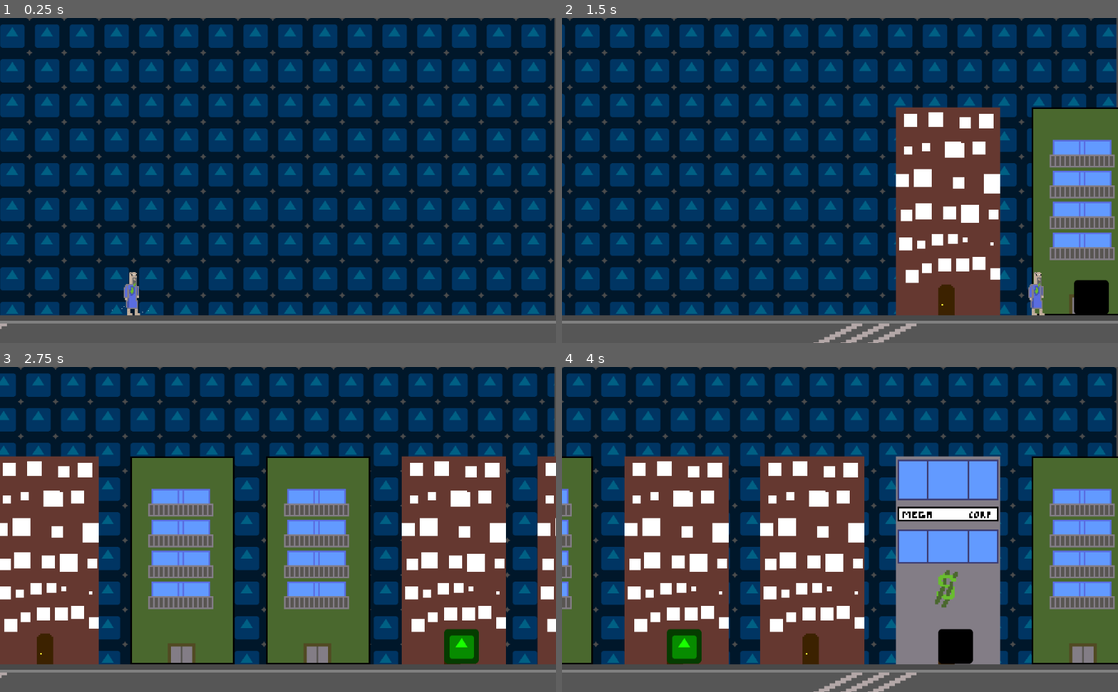
Above: before the commit, frames 1-4 (two rows, left to right).
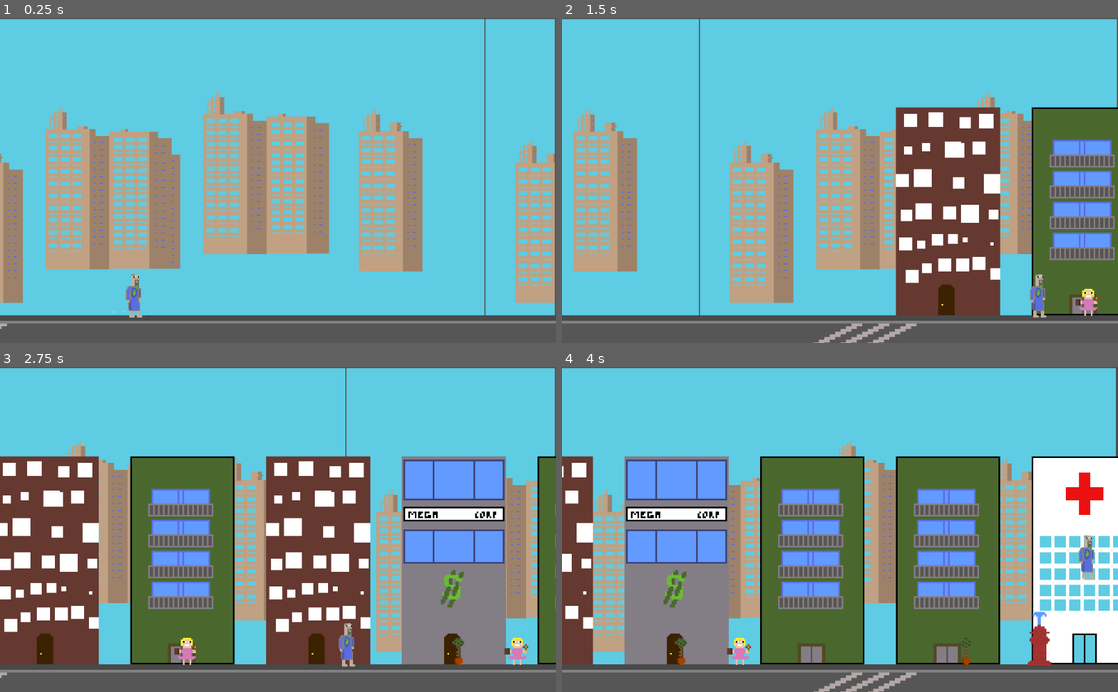
Above: after the commit, the same moments.

Repository: Telkan/LudumDare50
Game: Godot game, scene res://Scenes/Game.tscn
Two runs of this game, one before a commit and one after it. Both use one fixed random seed, a clock stepped at 60 frames per second and the inputs below. The engine's default icon, where the game draws it, is replaced by a stand-in: a white triangle on a blue panel in a dark square.
Inputs:
- Up to frame 1 (0.25 s): no input
- Up to frame 2 (1.5 s): hold Right (ui_right) from 0.53 s (still down); tap Up (ui_up) at 0.77 s
- Up to frame 3 (2.75 s): tap Up (ui_up) at 1.52 s; release Right (ui_right) at 2.03 s; hold Left (ui_left) from 2.03 s (still down)
- Up to frame 4 (4 s): release Left (ui_left) at 2.78 s; hold Right (ui_right) from 2.78 s (still down); tap Up (ui_up) at 3.02, 3.77 s

The runs differ from the first frame. In frame 1, 91% of the frame differs, in the area x 0-100%, y 0-93%; in frame 2, 71%; in frame 3, 68%; in frame 4, 90%.

Commit message:
Random Spawn des obstacles

Diff:
--- a/Decors/Obstacles/Grand/GrandObstacle.gd
+++ b/Decors/Obstacles/Grand/GrandObstacle.gd
@@ -1,11 +1,10 @@
-extends Node2D
+extends "res://Scripts/ScrollMovement.gd"
 
 
 # Declare member variables here. Examples:
 # var a = 2
 # var b = "text"
 
-export var runSpeed = 500
 
 # Called when the node enters the scene tree for the first time.
 func _ready():
@@ -14,14 +13,14 @@
 	var chosen = rng.randi_range(1,2)
 	var texture = load("res://Decors/Obstacles/Grand/"+str(chosen)+".png")
 	texture.set_flags(2)
-	get_node("RigidBody2D/Sprite").set_texture(texture)
+	get_node("StaticBody2D/Sprite").set_texture(texture)
 	pass # Replace with function body.
 
 
 # Called every frame. 'delta' is the elapsed time since the previous frame.
 func _physics_process(delta):
-	get_node("RigidBody2D").set_linear_velocity(Vector2(-runSpeed*delta,0))
+	move(delta)
 	pass
 
-func _on_VisibilityNotifier2D_screen_exited():
-	queue_free()
+#func _on_VisibilityNotifier2D_screen_exited():
+#	queue_free()
--- a/Decors/Obstacles/Grand/GrandObstacle.tscn
+++ b/Decors/Obstacles/Grand/GrandObstacle.tscn
@@ -1,23 +1,23 @@
 [gd_scene load_steps=4 format=2]
 
 [ext_resource path="res://Decors/Obstacles/Grand/GrandObstacle.gd" type="Script" id=1]
-[ext_resource path="res://Decors/Obstacles/Grand/2.png" type="Texture" id=2]
+[ext_resource path="res://Decors/Obstacles/Grand/1.png" type="Texture" id=2]
 
 [sub_resource type="RectangleShape2D" id=1]
 extents = Vector2( 25.4899, 49.6516 )
 
 [node name="Node2D" type="Node2D"]
+position = Vector2( -0.943863, -49.5533 )
+z_index = 5
 script = ExtResource( 1 )
 
-[node name="RigidBody2D" type="RigidBody2D" parent="."]
-gravity_scale = 0.0
-linear_damp = 0.0
+[node name="StaticBody2D" type="StaticBody2D" parent="."]
 
-[node name="CollisionShape2D" type="CollisionShape2D" parent="RigidBody2D"]
-position = Vector2( 0.374557, -0.0977703 )
+[node name="CollisionShape2D" type="CollisionShape2D" parent="StaticBody2D"]
+position = Vector2( 0.374557, -0.56971 )
 shape = SubResource( 1 )
 
-[node name="Sprite" type="Sprite" parent="RigidBody2D"]
+[node name="Sprite" type="Sprite" parent="StaticBody2D"]
 position = Vector2( 2.18267, -0.793709 )
 scale = Vector2( 3.10827, 3.10827 )
 texture = ExtResource( 2 )
--- a/Decors/Obstacles/Petit/PetitObstacle.gd
+++ b/Decors/Obstacles/Petit/PetitObstacle.gd
@@ -1,11 +1,10 @@
-extends Node2D
-
+extends "res://Scripts/ScrollMovement.gd"
 
 # Declare member variables here. Examples:
 # var a = 2
 # var b = "text"
 
-export var runSpeed = 500
+
 
 # Called when the node enters the scene tree for the first time.
 func _ready():
@@ -14,13 +13,13 @@
 	var chosen = rng.randi_range(1,2)
 	var texture = load("res://Decors/Obstacles/Petit/"+str(chosen)+".png")
 	texture.set_flags(2)
-	get_node("RigidBody2D/Sprite").set_texture(texture)
+	get_node("StaticBody2D/Sprite").set_texture(texture)
 	pass # Replace with function body.
 
 
 # Called every frame. 'delta' is the elapsed time since the previous frame.
 func _physics_process(delta):
-	get_node("RigidBody2D").set_linear_velocity(Vector2(-runSpeed*delta,0))
+	move(delta)
 	pass
 
 func _on_VisibilityNotifier2D_screen_exited():
--- a/Decors/Obstacles/Petit/PetitObstacle.tscn
+++ b/Decors/Obstacles/Petit/PetitObstacle.tscn
@@ -4,20 +4,20 @@
 [ext_resource path="res://Decors/Obstacles/Grand/2.png" type="Texture" id=2]
 
 [sub_resource type="RectangleShape2D" id=1]
-extents = Vector2( 25.4899, 49.6516 )
+extents = Vector2( 13.4723, 26.6695 )
 
 [node name="Node2D" type="Node2D"]
+position = Vector2( -1.06065, -50.9117 )
+z_index = 5
 script = ExtResource( 1 )
 
-[node name="RigidBody2D" type="RigidBody2D" parent="."]
-gravity_scale = 0.0
-linear_damp = 0.0
+[node name="StaticBody2D" type="StaticBody2D" parent="."]
 
-[node name="CollisionShape2D" type="CollisionShape2D" parent="RigidBody2D"]
-position = Vector2( 0.374557, -0.0977703 )
+[node name="CollisionShape2D" type="CollisionShape2D" parent="StaticBody2D"]
+position = Vector2( 0.374557, 23.9439 )
 shape = SubResource( 1 )
 
-[node name="Sprite" type="Sprite" parent="RigidBody2D"]
+[node name="Sprite" type="Sprite" parent="StaticBody2D"]
 position = Vector2( 2.18267, -0.793709 )
 scale = Vector2( 3.10827, 3.10827 )
 texture = ExtResource( 2 )
--- a/Scenes/Background.tscn
+++ b/Scenes/Background.tscn
@@ -1,6 +1,6 @@
 [gd_scene load_steps=5 format=2]
 
-[ext_resource path="res://icon.png" type="Texture" id=1]
+[ext_resource path="res://Decors/Fond buildings.png" type="Texture" id=1]
 [ext_resource path="res://Scenes/ScrollingBackground.tscn" type="PackedScene" id=2]
 
 [sub_resource type="Shader" id=1]
@@ -21,7 +21,6 @@
 shader_param/scroll_speed = 0.5
 
 [node name="Background" type="Node2D"]
-modulate = Color( 0, 0.380392, 0.521569, 1 )
 
 [node name="ScrollingBackground" parent="." instance=ExtResource( 2 )]
 material = SubResource( 2 )
--- a/Scenes/Game.tscn
+++ b/Scenes/Game.tscn
@@ -6,6 +6,14 @@
 [ext_resource path="res://Scenes/Spawner.tscn" type="PackedScene" id=4]
 [ext_resource path="res://Scenes/HouseSpawner.tscn" type="PackedScene" id=5]
 [ext_resource path="res://Scenes/Timer.gd" type="Script" id=6]
+[ext_resource path="res://Decors/Obstacles/Grand/GrandObstacle.tscn" type="PackedScene" id=7]
+[ext_resource path="res://Decors/Obstacles/Petit/PetitObstacle.tscn" type="PackedScene" id=8]
+
+[sub_resource type="RectangleShape2D" id=1]
+extents = Vector2( 10, 412.344 )
+
+[sub_resource type="RectangleShape2D" id=2]
+extents = Vector2( 599.952, 10 )
 
 [node name="Game" type="Node2D"]
 
@@ -17,11 +25,12 @@
 z_index = 3
 
 [node name="Player" parent="." instance=ExtResource( 1 )]
-position = Vector2( 244, 507 )
+position = Vector2( 247.78, 515.819 )
 z_index = 5
 
 [node name="Spawner" parent="." instance=ExtResource( 4 )]
-position = Vector2( 1224.95, 515.634 )
+position = Vector2( 1219.71, 551.593 )
+scenes = [ ExtResource( 7 ), ExtResource( 8 ) ]
 
 [node name="HouseSpawner" parent="." instance=ExtResource( 5 )]
 position = Vector2( 1219.94, 549.975 )
@@ -31,4 +40,22 @@
 autostart = true
 script = ExtResource( 6 )
 
+[node name="StaticBody2D" type="StaticBody2D" parent="."]
+
+[node name="CollisionShape2D" type="CollisionShape2D" parent="StaticBody2D"]
+position = Vector2( -6.04538, 163 )
+shape = SubResource( 1 )
+
+[node name="StaticBody2D2" type="StaticBody2D" parent="."]
+
+[node name="CollisionShape2D" type="CollisionShape2D" parent="StaticBody2D2"]
+position = Vector2( 1026.95, 230 )
+shape = SubResource( 1 )
+
+[node name="StaticBody2D3" type="StaticBody2D" parent="."]
+
+[node name="CollisionShape2D" type="CollisionShape2D" parent="StaticBody2D3"]
+position = Vector2( 469.777, -3.34793 )
+shape = SubResource( 2 )
+
 [connection signal="timeout" from="Timer" to="Timer" method="_on_Timer_timeout"]
--- a/Scenes/Obstacle.tscn
+++ b/Scenes/Obstacle.tscn
@@ -1,7 +1,6 @@
-[gd_scene load_steps=5 format=2]
+[gd_scene load_steps=4 format=2]
 
 [ext_resource path="res://icon.png" type="Texture" id=1]
-[ext_resource path="res://Scenes/ObstacleBlock.tscn" type="PackedScene" id=2]
 [ext_resource path="res://Scripts/ObstacleBehavior.gd" type="Script" id=3]
 
 [sub_resource type="RectangleShape2D" id=1]
@@ -15,9 +14,7 @@
 z_index = 2
 texture = ExtResource( 1 )
 
-[node name="ObstacleBlock" parent="." instance=ExtResource( 2 )]
+[node name="StaticBody2D" type="StaticBody2D" parent="."]
 
-[node name="CollisionShape2D" type="CollisionShape2D" parent="ObstacleBlock"]
+[node name="CollisionShape2D" type="CollisionShape2D" parent="StaticBody2D"]
 shape = SubResource( 1 )
-
-[connection signal="body_entered" from="ObstacleBlock" to="." method="_on_ObstacleBlock_body_entered"]
--- a/Scenes/Player.tscn
+++ b/Scenes/Player.tscn
@@ -5,7 +5,7 @@
 [ext_resource path="res://Scenes/jumpParticle.tscn" type="PackedScene" id=3]
 
 [sub_resource type="RectangleShape2D" id=1]
-extents = Vector2( 34.5667, 41.6554 )
+extents = Vector2( 11.9978, 37.1821 )
 
 [sub_resource type="CircleShape2D" id=2]
 radius = 95.3538
--- a/Scripts/Spawner.gd
+++ b/Scripts/Spawner.gd
@@ -3,10 +3,13 @@
 export (Array, PackedScene) var scenes
 
 var random_scene = RandomNumberGenerator.new()
+var random_timer = RandomNumberGenerator.new()
 var selected_scene_index = 0
 
 func _on_Timer_timeout():
 	random_scene.randomize()
-	selected_scene_index = random_scene.randi_range(0,scenes.size()-1)
+	random_timer.randomize()
+	get_node("Timer").set_wait_time(random_timer.randf_range(0,2))
+	selected_scene_index = random_scene.randi_range(0,1)
 	var tmp = scenes[selected_scene_index].instance()
 	add_child(tmp)
Not shown, added: Decors/Fond buildings.png.import
Not shown: 1 places in Scenes/Game.tscn that only renumber resources
